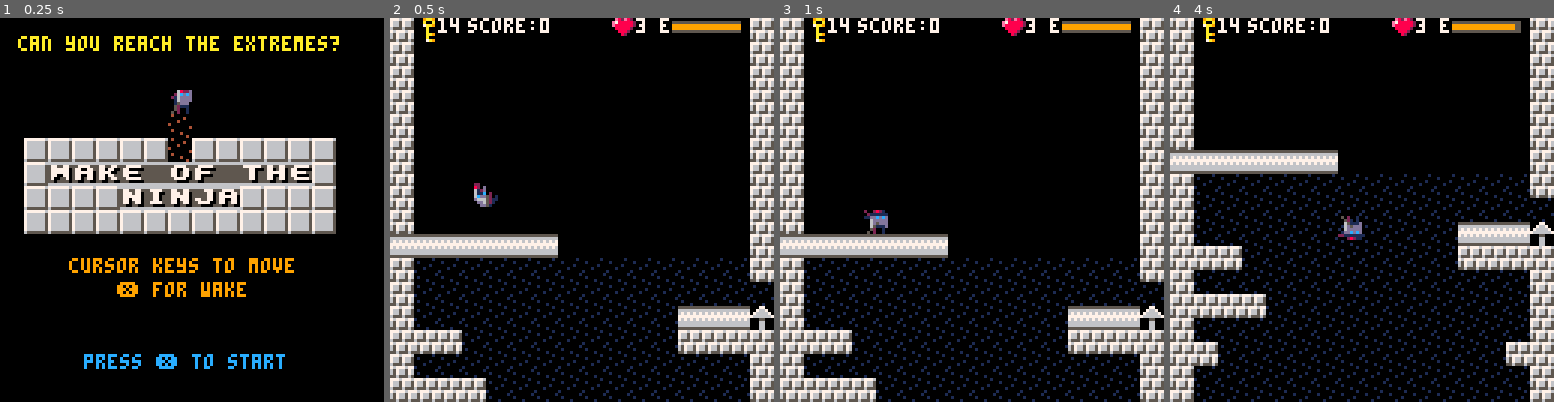
Above: before the commit, frames 1-4 (left to right).
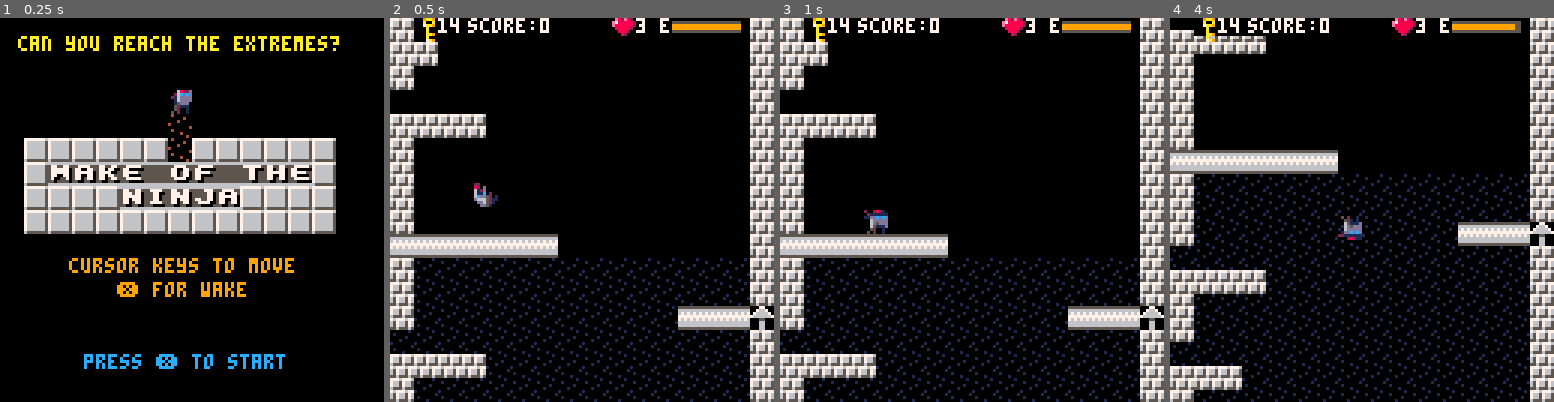
Above: after the commit, the same moments.

Repository: ggaughan/wake-of-the-ninja
Game: PICO-8 cartridge wakey.p8
Two runs of this game, one before a commit and one after it. Both use one fixed random seed, a clock stepped at 60 frames per second and the inputs below.
Inputs:
- Up to frame 1 (0.25 s): no input
- Up to frame 2 (0.5 s): tap X (X key) at 0.33 s
- Up to frame 3 (1 s): tap O (Z key) at 0.7 s
- Up to frame 4 (4 s): tap X (X key) at 1.07, 1.85, 2.97 s; hold Right 1.6-2.1 s; tap O (Z key) every 0.4 s from 1.7 to 3.7 s; hold Up 2.15-2.42 s; hold Right 2.47-3.03 s; hold Left 3.08-3.58 s; hold Down 3.63-3.97 s

Frame 1 is identical in both runs. In frame 2, 7.0% of the frame differs, in the area x 0-100%, y 6-100%; in frame 3, 7.0%; in frame 4, 8.1%, in the area x 0-100%, y 0-97%.

Commit message:
More final seq

Diff:
--- a/wakey.p8
+++ b/wakey.p8
@@ -41,8 +41,19 @@
 enemy_limit = 3
 
 key_homes = {{12,10},{9,4},{6,4},{3,10},{3,6},{6,8},{9,8},{12,6},{3,8},{6,6},{9,6},{12,8},{12,4},{9,10},{6,10},{3,4}}
-durer_sequence = nil
+drain_rate = 1/15
 key_seq = {
+	{10,7},
+	{11,6},
+
+	{3,14},
+	{2,15},
+
+	{16,1},
+	{5,12},
+	{9,8},
+	{4,13},
+
 	{16,3,2,13},
 	{5,10,11,8},
 	{9,6,7,12},
@@ -60,18 +71,11 @@
 	{2,13,11,8},
 	{9,6,4,15},
 	{7,12,14,1},
+
 	{10,11,6,7},
-
-	{16,1},
-	{5,12},
-	{9,8},
-	{4,13},
 }
 key_seq_dur = 1.5  -- seconds each
-durer_sequence_length = (#key_seq+1) * key_seq_dur * 30
-key_seq_each = durer_sequence_length/#key_seq
-
-w = {}
+
 w_h = 1000
 level_size = w_h / 10
 level_points = 50
@@ -82,25 +86,14 @@
 w_start_brick = 141
 
 pl_start_y = 7
-highest=0
-lowest=0
-points=0
 enemy_kill=2
 key_points=200
 wake_max=16
-wake = {}
-for i=1,wake_max do
-	wake[i]={-1,-1,-1}
-end
-wake_last=0
 wake_colour={12,2,1,6,13}
 -- todo remove wake_last_y = 0
-wake_start=0
-wake[wake_start]={-1,-1,-1}
 wake_decay = 16
 scroll_dy = 0.2  --note: 0.3 needs better collision resolution
 --scroll_dy = 0.1
-wdy = 0
 
 last_ledge = 0
 
@@ -117,13 +110,25 @@
 --w_g_y = 0
 max_ledge_gap = max_energy_factor
 
+if debug then
+	w_h = 100
+	key_seq_dur = 0.1
+	drain_rate = 1/2
+end
+
+durer_sequence_length = (#key_seq+1) * key_seq_dur * 30
+key_seq_each = durer_sequence_length/#key_seq
+
 
 function _init()
  last = time()
 	_update = _update_intro
 	_draw = _draw_intro
 
+	w = {}
+
  wy=(w_h/2)
+	wdy = 0
  highest=wy
  lowest=wy
  water_level = wy + pl_start_y+3
@@ -135,6 +140,15 @@
  wx=0
 	make_world(w_h)
 
+	points=0
+	wake = {}
+	for i=1,wake_max do
+		wake[i]={-1,-1,-1}
+	end
+	wake_last=0
+	wake_start=0
+	wake[wake_start]={-1,-1,-1}
+
 	pl=make_actor(4,pl_start_y)
 	pl.dir=r
  pl.state=idle
@@ -153,6 +167,9 @@
 	end
 	-- collected and placed in durer room
 	durer_keys = {false,false,false,false,false,false,false,false,false,false,false,false,false,true,true,false}
+
+ durer_sequence = nil
+ draining_sequence = nil
 
 	if debug then
 	 printh("mem "..stat(0))  -- in k
@@ -380,7 +397,13 @@
 			for x=0,15 do
 				if w[y_w] then
 					if w[y_w][wx+x] then
-						mset(x,y,w[y_w][wx+x])
+					 if draining_sequence !=nil and x==0 and	w[y_w][wx+x] == w_water_brick and y_w < water_level then
+							mset(x,y,0)
+					 elseif draining_sequence !=nil and x==15 and	w[y_w][wx+x] == w_water_brick and y_w < water_level then
+							mset(x,y,0)
+					 else
+							mset(x,y,w[y_w][wx+x])
+						end
 					else
 						mset(x,y,dr[x+1])
 					end
@@ -392,7 +415,39 @@
 	else
 	 local rx=pl.room[1]
 	 local ry=pl.room[2]
+
+				-- todo remove: handled by new routines
+--	 if rx == 0 and ry==0 then
+--	  -- final room (was used for shaft scrolling)
+--	  -- clear now
+--	  assert(draining_sequence!=nil)
+--	  for wall=0,15 do
+--	  	if wall==15 then
+--	  	 mset(0,wall,0)
+--	  	else
+--	  	 mset(0,wall,59)
+--	  	end
+--	  	for x=1,15 do
+--					mset(x,wall,0)
+--				end
+--			end
+--		end
+
+	 -- if end-game, drain the room
+	 if draining_sequence != nil then
+			for iw=0,14 do
+				if wy+16-iw < water_level then
+				 --printh("d:"..wy+ry-iw.." "..water_level)
+					for ix=0,15 do  -- note: includes doorway (l or r)
+					 if mget(rx+ix,ry+15-iw) == w_water_brick then
+							mset(rx+ix,ry+15-iw,0)
+						end
+					end
+				end
+			end
+	 end
 	 -- todo skip if already done?
+	 -- move to player_move_room?
 	 -- hide keys already collected
 	 for xx=0,15 do
 	 	for yy=0,15 do
@@ -428,6 +483,17 @@
 	end
 end
 
+function _update_success()
+ --update_map() -- todo remove if not needed
+	if btnp(❎) then
+		show_credits = not show_credits
+	end
+	if btnp(🅾️) then
+		_init()
+	end
+end
+
+
 function _update_game()
  control_player(pl)
  update_enemies()
@@ -444,11 +510,15 @@
  foreach(actor, move_actor)
 
  player_move_room()
- if durer_sequence == nil and is_complete() then
-  durer_sequence = pl.t  -- freeze player control while we animate
- 	-- assert now in durer room
-	 -- todo: go to complete mode
-	end
+
+ if draining_sequence != nil then
+  if water_level < w_h then
+	 	water_level += drain_rate
+	 else
+	 	-- wait for player to leave via drain
+	 	-- todo: new mode + turn off enemies?
+	 end
+ end
 end
 
 
@@ -606,11 +676,11 @@
 		 if durer_sequence == nil then
 			 print("bring keys", 48,25, 2)
 			elseif durer_sequence != -1 then
-				-- animate
+				-- end game animation
 				local t = pl.t - durer_sequence
 
 				local si = t\key_seq_each +1
-				printh(si.." "..t..":"..durer_sequence_length)
+				--printh(si.." "..t..":"..durer_sequence_length)
 				local seq = key_seq[si]
 
 				local ss = si*key_seq_each - t  -- countdown
@@ -622,16 +692,16 @@
  				end
 				end
 
-				printh(ss.." "..key_seq_each.." = "..ss / key_seq_each)
+				--printh(ss.." "..key_seq_each.." = "..ss / key_seq_each)
 				if seq != nil then
 				 if #seq == 4 then
 	 				if ss / key_seq_each < 0.4 then
-							print("=34", 53,105, 10)
+							print("=34", 73,105, 10)
 							scroll_tile(36)
 						end
 				 elseif #seq == 2 then
 		 				if ss / key_seq_each < 0.9 then
-								print("17=", 73,105, 10)
+								print("17=", 53,105, 10)
 							end
 							if ss / key_seq_each < 0.6 then
 								scroll_tile(36)
@@ -641,15 +711,59 @@
 
 				if t > durer_sequence_length then
 					durer_sequence = -1
-					-- todo next mode? draining
+					-- move to next mode
+					draining_sequence = pl.t
+				 print("draining...", 48,25, 9)
+				 -- todo give message about finding drain?
+					-- open drain in floor
+					w[w_h-1][15] = 0
+					w[w_h][15] = 126 --indicator
+					local room = {0,0}  -- re-use shaft buffer
+					link_room(room, w_h, r)
 				end
 			end
+	 -- todo remove: handled by routines
+--	 elseif rx == 0 and ry==0 then
+--	  -- final room (was used for shaft scrolling)
+--	  -- dynamically draw now
+--		 map(rx,ry,0,0,16,16)
+--		 rectfill(9,0, 128, 50, 12)  --sky
+--		 rectfill(9,51, 128, 128, 11)  --grass
 		else
-		 map(pl.room[1],pl.room[2],0,0,16,16)
+		 map(rx,ry,0,0,16,16)
 	 end
 	end
  pal()
 end
+
+function _draw_success()
+	cls()
+
+ for wall=0,14 do
+  spr(0,wall*8,59)
+	end
+ rectfill(9,0, 128, 50, 12)  --sky
+ rectfill(9,51, 128, 128, 11)  --grass
+
+ print("you escaped the tower", 26, 16, 10)
+ print("well done!", 46, 26, 10)
+
+ print("press ❎ for credits", 28, 100, 12)
+ print("press 🅾️ for restart", 28, 112, 12)
+
+ print("score:"..points,26,0,7)  -- in k
+
+ -- todo store high score
+ -- todo store in cart memory
+
+ if show_credits then
+	 draw_rwin(10,10,80,80,7,1)
+		print("credits", 20,20,7)
+		-- todo scroll?
+		-- todo press 🅾️ for restart
+ end
+end
+
 
 function _draw_game()
  cls()
@@ -981,6 +1095,7 @@
 			if (sound) music(24)
 		end
 	end
+	return true
 end
 
 function player_move_room()
@@ -1005,10 +1120,23 @@
 				pl.y += scroll_y
 				wy -= scroll_y
 				pl.x = x
-				if pl.room[1] == 0 and pl.room[2]==16 then
+				if pl.room[1]==0 and pl.room[2]==16 then
 					if enter_durer() then
-						-- todo move to complete mode
+					 if durer_sequence == nil and is_complete() then
+					 	-- move to end game animation mode
+					  durer_sequence = pl.t  -- freeze player control while we animate
+						end
 					end
+				end
+				if pl.room[1]==0 and pl.room[2]==0 then
+					-- game over
+					-- todo remove: print("well done - you've escaped!", 20, 30, 10)
+					printh("done!")
+					--if (sound) music(-1)
+					--if (sound) sfx(5)
+					show_credits = false
+					_update = _update_success
+					_draw = _draw_success
 				end
  		else
 				assert(false, "expected a room at "..flr(y))
@@ -1052,14 +1180,14 @@
  if w[y-1] == nil then
   w[y-1] = {}
  end
-	w[y-1][door_pos] = (y > water_level+1) and 10 or 0
+	w[y-1][door_pos] = (y > water_level+1) and w_water_brick or 0
 	w[y-1][door_pos+d_offset] = room
 	-- modify room to suit: means we can't re-use (unless we dynamically add/remove when entering)
-	mset(room[1]+15-door_pos,room[2]+14,(y > water_level+1) and 10 or 0)
+	mset(room[1]+15-door_pos,room[2]+14,(y > water_level+1) and w_water_brick or 0)
 	-- add water if necessary
 	for iw=0,14 do
 		if y-iw > water_level then
-			for ix=1,15 do
+			for ix=1,14 do  --1,14? was 15
 			 if mget(room[1]+ix,room[2]+15-iw) == 0 then
 					mset(room[1]+ix,room[2]+15-iw,w_water_brick)
 				end
@@ -1138,6 +1266,7 @@
 	}
 
 	w[0] = {}
+	w[h-1] = {}  -- prepare for end drain
 	w[h] = {}
 	for i=0,15 do
 	 w[0][i] = w_default_brick  -- ceiling
@@ -1281,6 +1410,35 @@
  return 64 - strwidth(str)/2
 end
 
+function draw_rwin(_x,_y,_w,_h,_c1,_c2)
+ -- would check screen bounds but may want to scroll window on?
+ if (_w<12 or _h<12) return(false) -- min size
+ -- okay draw inside
+ rectfill(_x+3,_y+1,_x+_w-3,_y+_h-1,_c1) -- x big middle bit
+ line(_x+2,_y+3,_x+2,_y+_h-3,_c1) -- x left edge taller
+ line(_x+1,_y+5,_x+1,_y+_h-5,_c1) -- x left edge shorter
+ line(_x+_w-2,_y+3,_x+_w-2,_y+_h-3,_c1) -- x right edge taller
+ line(_x+_w-1,_y+5,_x+_w-1,_y+_h-5,_c1) -- x right edge shorter
+ --now the border left side
+ line(_x,_y+5,_x,_y+_h-5,_c2) -- x longest leftmost edge
+ line(_x+1,_y+3,_x+1,_y+4,_c2) -- x 2 left top
+ line(_x+1,_y+_h-4,_x+1,_y+_h-3,_c2) -- x 2 left btm
+ pset(_x+2,_y+2,_c2)  -- x 1 top dot
+ pset(_x+2,_y+_h-2,_c2)  -- x 1 btm dot
+ line(_x+3,_y+1,_x+4,_y+1,_c2)  -- x 2 top curve
+ line(_x+3,_y+_h-1,_x+4,_y+_h-1,_c2)  -- x 2 btm curve
+ --now the border right side
+ line(_x+_w,_y+5,_x+_w,_y+_h-5,_c2) -- x longest leftmost edge
+ line(_x+_w-1,_y+3,_x+_w-1,_y+4,_c2) -- x 2 left top
+ line(_x+_w-1,_y+_h-4,_x+_w-1,_y+_h-3,_c2) -- x 2 left btm
+ pset(_x+_w-2,_y+2,_c2)  -- x 1 top dot
+ pset(_x+_w-2,_y+_h-2,_c2)  -- x 1 btm dot
+ line(_x+_w-3,_y+1,_x+_w-4,_y+1,_c2)  -- x 2 top curve
+ line(_x+_w-3,_y+_h-1,_x+_w-4,_y+_h-1,_c2)  -- x 2 btm curve
+ -- top and bottom!
+ line(_x+5,_y,_x+_w-5,_y,_c2) -- x top
+ line(_x+5,_y+_h,_x+_w-5,_y+_h,_c2) -- x bottom
+end
 
 __gfx__
 00012000606660666066606660666066606660666066606616666661feeeeee87bbbbbb30000004000000030000300000b0dd030777777674f9f4fff7999a999
